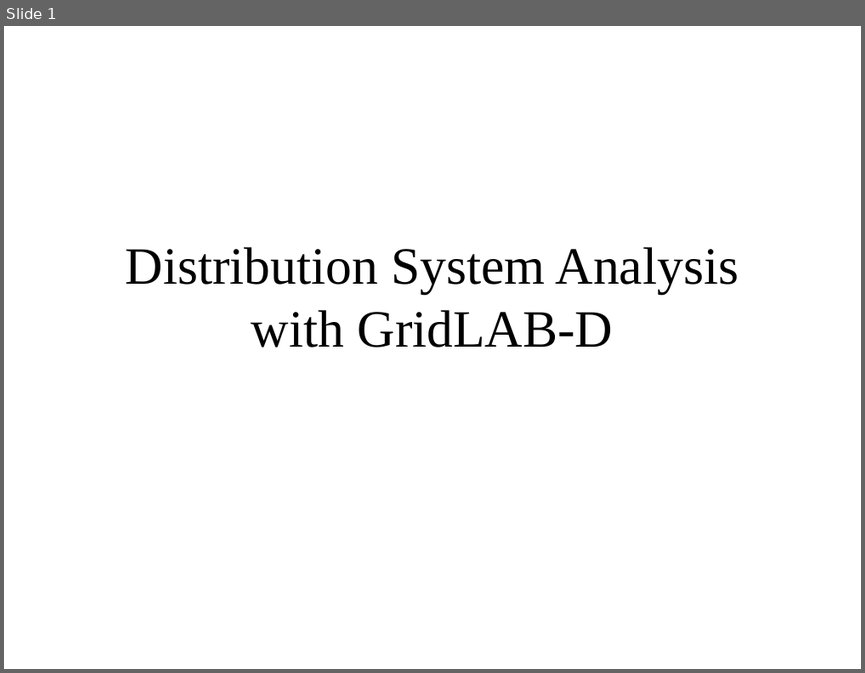
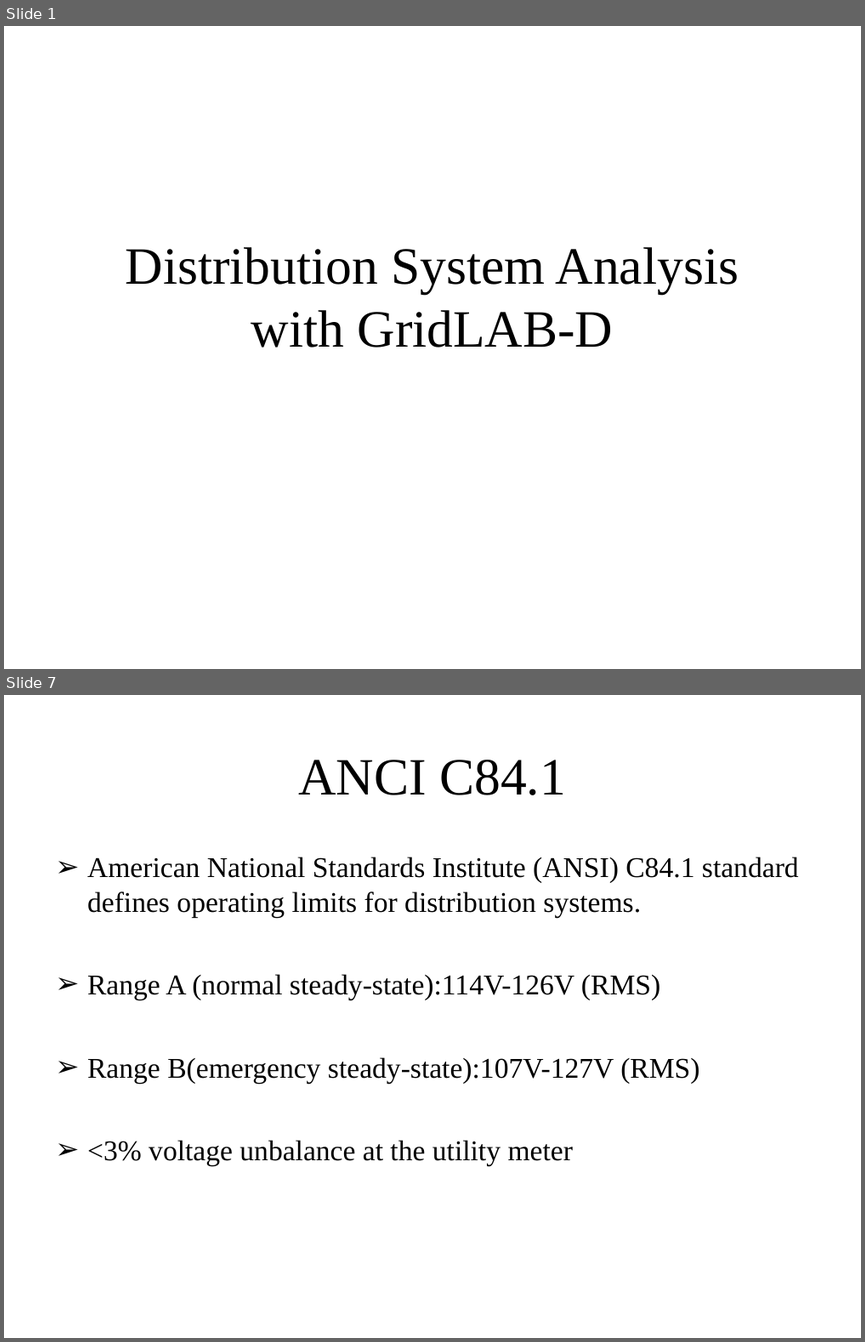
Before and after one commit to gridlab-d/course, a slide deck: Distribution Analysis Course/2.0 - CVR.ppt. Shown one above the other, each under a label of ours: slide 1 before the commit, slides 1 and 7 after it; the slides between them are not shown. The pictures are 865x673 and 865x1342 pixels, drawn with LibreOffice and Linux fonts; fonts in the diff are those of the drawing. Boxes give left, top, right and bottom in pixels: in the first picture for what was removed or moved away, otherwise in the second. Text is boxed around its words. In the diff, an @@ line names an element or a change of style, - is before the commit and + after.

```diff
--- a/Distribution Analysis Course/2.0 - CVR.ppt
+++ b/Distribution Analysis Course/2.0 - CVR.ppt
@@ slide 7 added at box(4, 695, 861, 1338), background #FFFFFF @@
@@ title added at box(298, 760, 566, 795), 44 pt, text #000000 @@
+ANCI C84.1
@@ text added at box(87, 857, 799, 1166), 24 pt, text #000000 @@
+➢ American National Standards Institute (ANSI) C84.1 standard defines operating limits for distribution systems.
+➢ Range A (normal steady-state):114V-126V (RMS)
+➢ Range B(emergency steady-state):107V-127V (RMS)
+➢ <3% voltage unbalance at the utility meter
```
Also in this commit, not shown: 59 other slides added, 1 slide removed, 1 other file.
